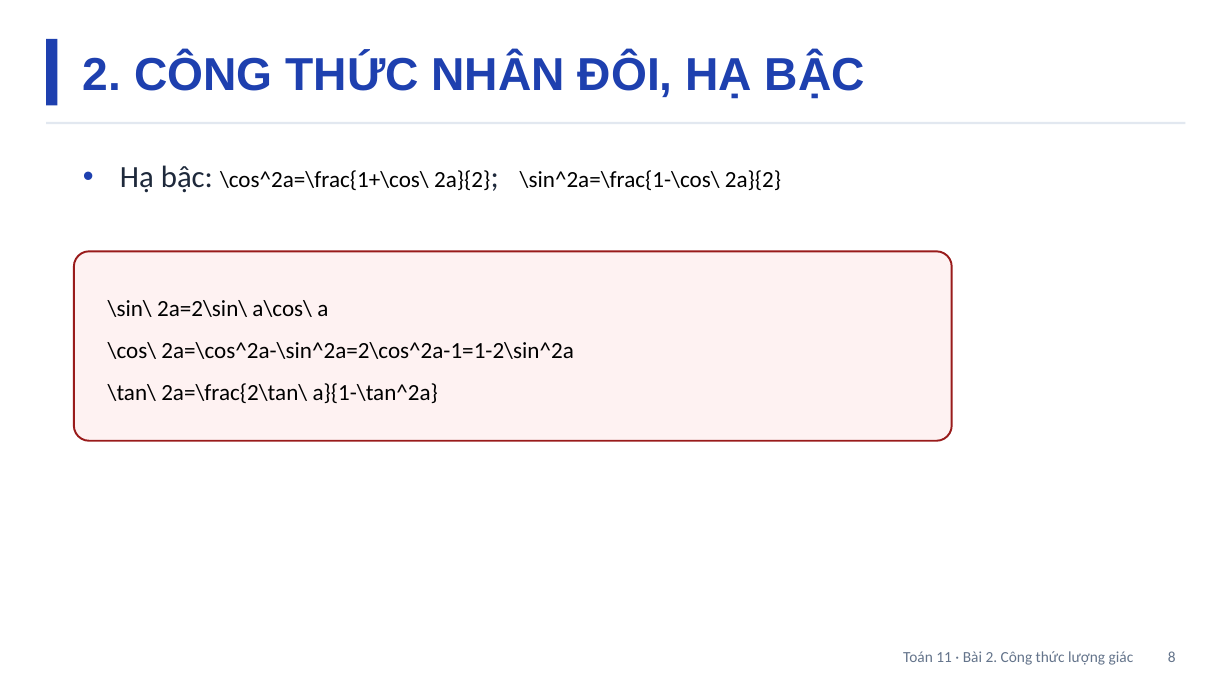
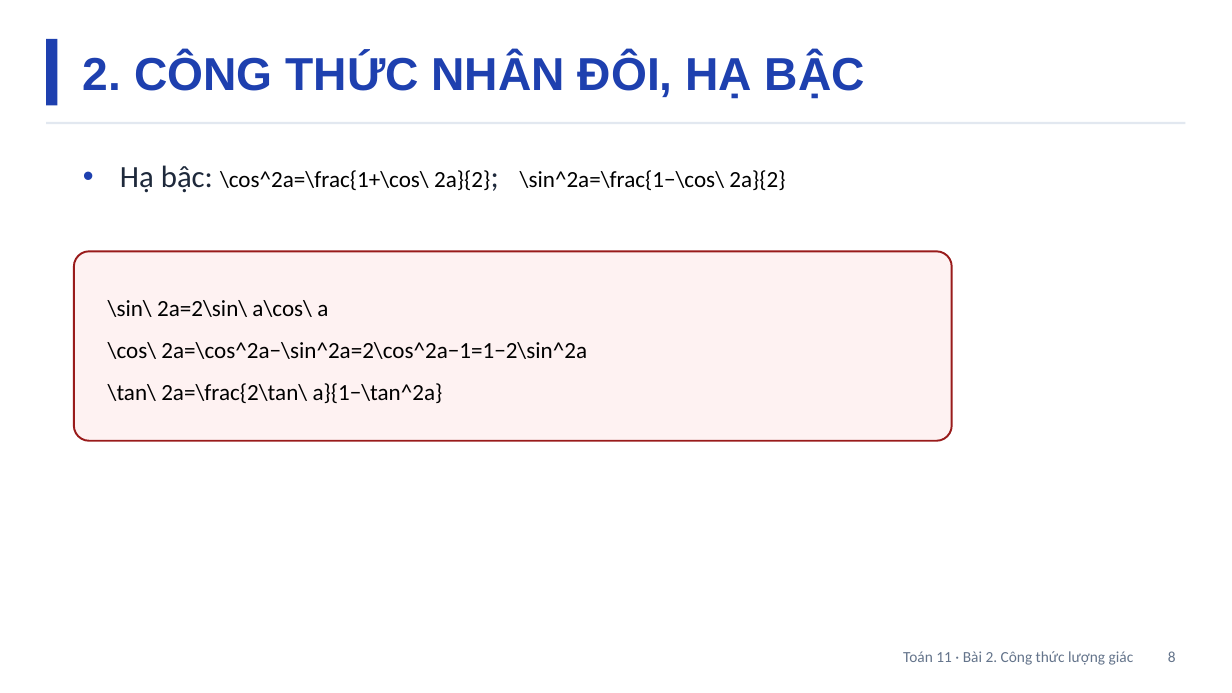
Before and after one commit to Trangtu66/Taode_thi_online, a slide deck: slide 8 of slides/Toan11/Slide_TOAN11_Bai2_T4-5.pptx. Drawn at 1232x693 pixels with LibreOffice and Linux fonts; fonts in the diff are those of the drawing. Boxes give left, top, right and bottom in pixels: in the first picture for what was removed or moved away, otherwise in the second. Text is boxed around its words. In the diff, an @@ line names an element or a change of style, - is before the commit and + after.

```diff
--- a/slides/Toan11/Slide_TOAN11_Bai2_T4-5.pptx
+++ b/slides/Toan11/Slide_TOAN11_Bai2_T4-5.pptx
@@ text at (120,165,785,193): text changed @@
-• Hạ bậc: \cos^2a=\frac{1+\cos\ 2a}{2}; \sin^2a=\frac{1-\cos\ 2a}{2}
+• Hạ bậc: \cos^2a=\frac{1+\cos\ 2a}{2}; \sin^2a=\frac{1−\cos\ 2a}{2}
@@ text at (108,342,587,403): text changed @@
-\cos\ 2a=\cos^2a-\sin^2a=2\cos^2a-1=1-2\sin^2a
-\tan\ 2a=\frac{2\tan\ a}{1-\tan^2a}
+\cos\ 2a=\cos^2a−\sin^2a=2\cos^2a−1=1−2\sin^2a
+\tan\ 2a=\frac{2\tan\ a}{1−\tan^2a}
```
Also in this commit, not shown: 6 other slides changed, 50 other files.
